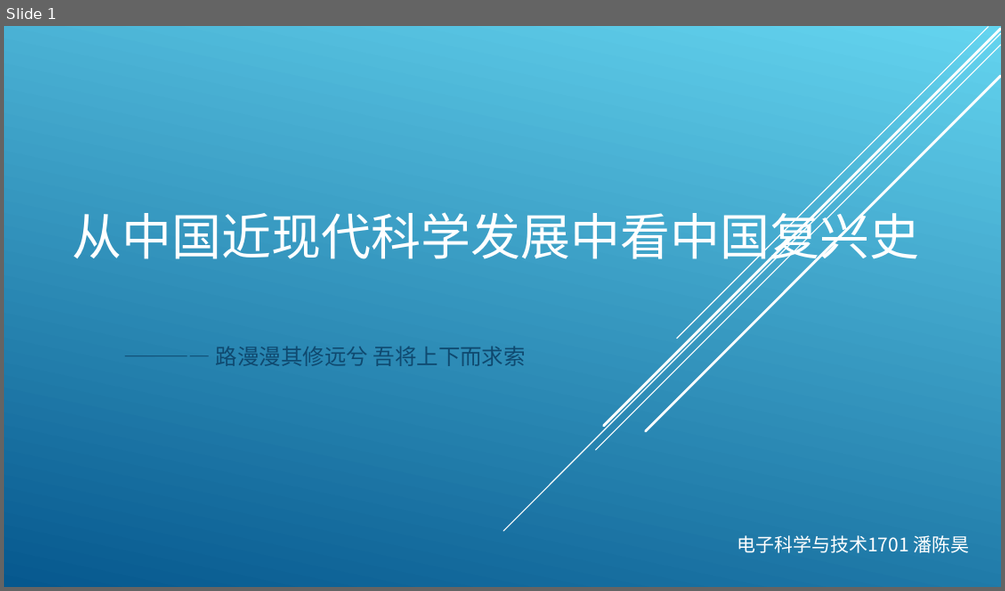
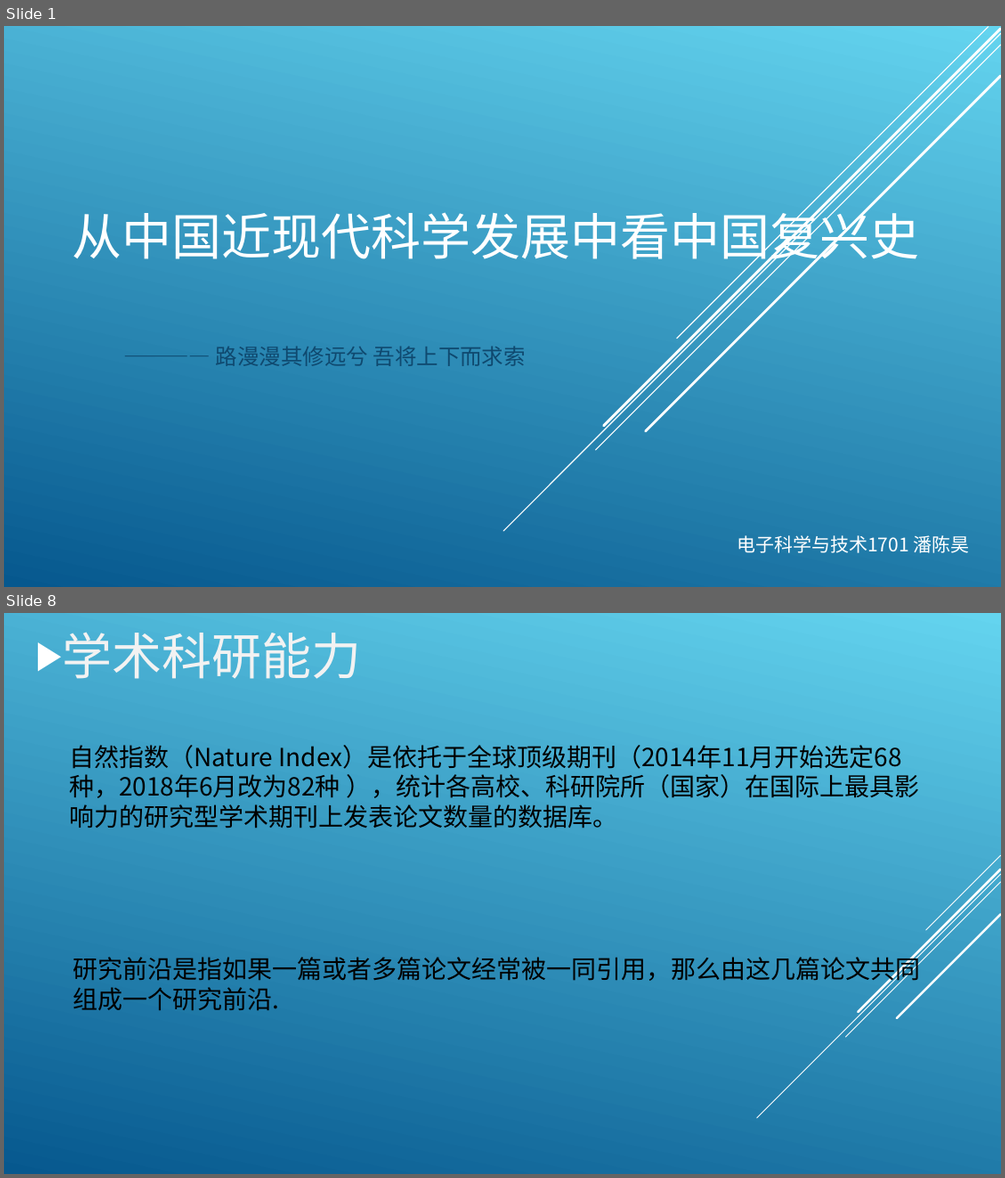
Before and after one commit to LIGHT1213/MyHomeWork, a slide deck: 从中国近现代科学发展中看中国.ppt. Shown one above the other, each under a label of ours: slide 1 before the commit, slides 1 and 8 after it; the slides between them are not shown. The pictures are 1005x591 and 1005x1178 pixels, drawn with LibreOffice and Linux fonts; fonts in the diff are those of the drawing. Boxes give left, top, right and bottom in pixels: in the first picture for what was removed or moved away, otherwise in the second. Text is boxed around its words. In the diff, an @@ line names an element or a change of style, - is before the commit and + after.

```diff
--- a/从中国近现代科学发展中看中国.ppt
+++ b/从中国近现代科学发展中看中国.ppt
@@ slide 8 added at <box>4,613,1001,1174</box>, background gradient #64D4EF to #06588E @@
@@ text added at <box>62,632,361,679</box>, 48 pt, text #F2F2F2 @@
+▶ 学术科研能力
@@ text added at <box>69,745,919,828</box>, 24 pt, text #000000 @@
+自然指数（Nature Index）是依托于全球顶级期刊（2014年11月开始选定68种，2018年6月改为82种 ），统计各高校、科研院所（国家）在国际上最具影响力的研究型学术期刊上发表论文数量的数据库。
@@ group added at <box>756,855,1000,1118</box>: 5 lines @@
@@ text added at <box>73,953,921,1011</box>, 24 pt, text #000000 @@
+研究前沿是指如果一篇或者多篇论文经常被一同引用，那么由这几篇论文共同
+组成一个研究前沿.
```
Also in this commit, not shown: 3 slides changed, 5 other slides added, 1 slide removed.
